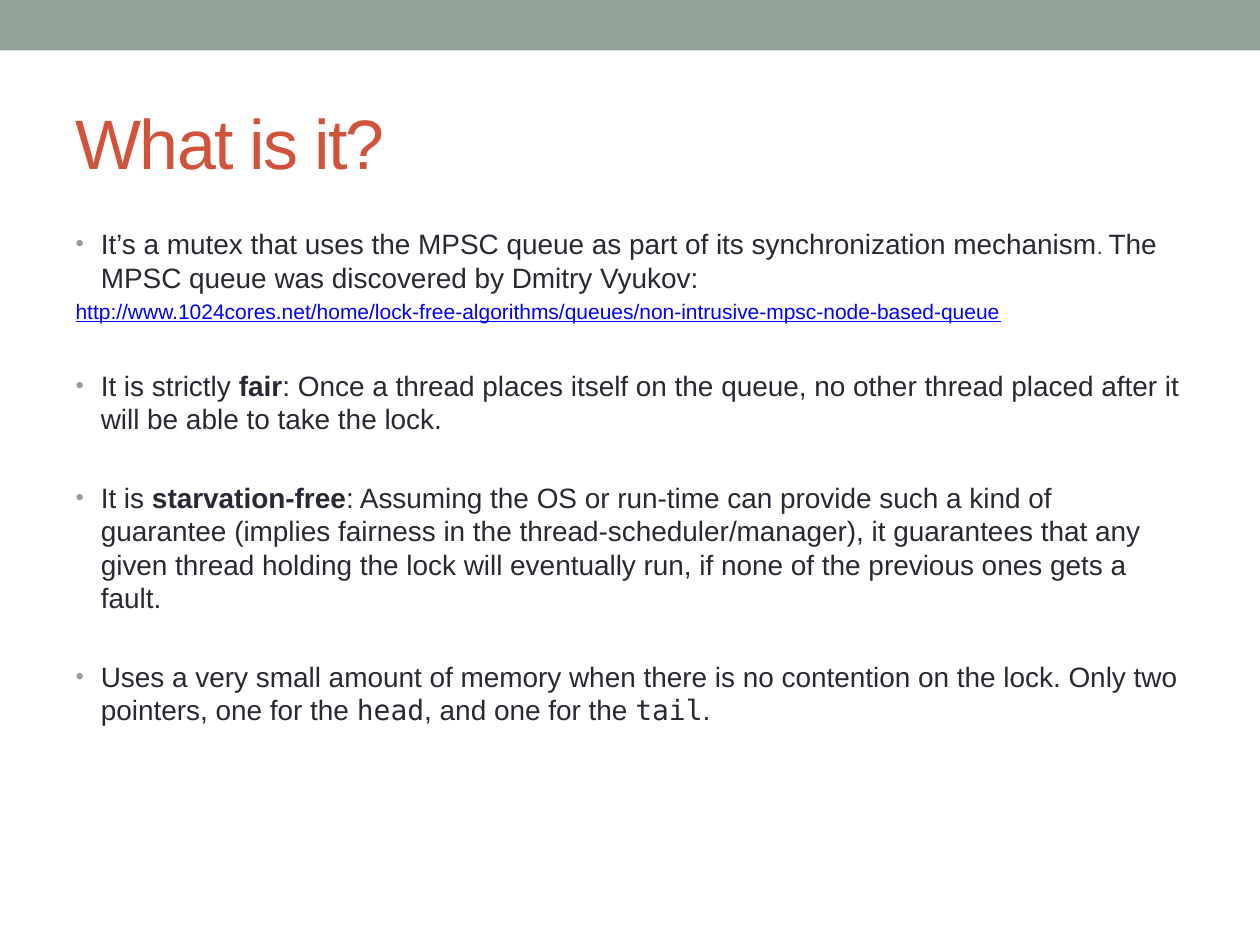
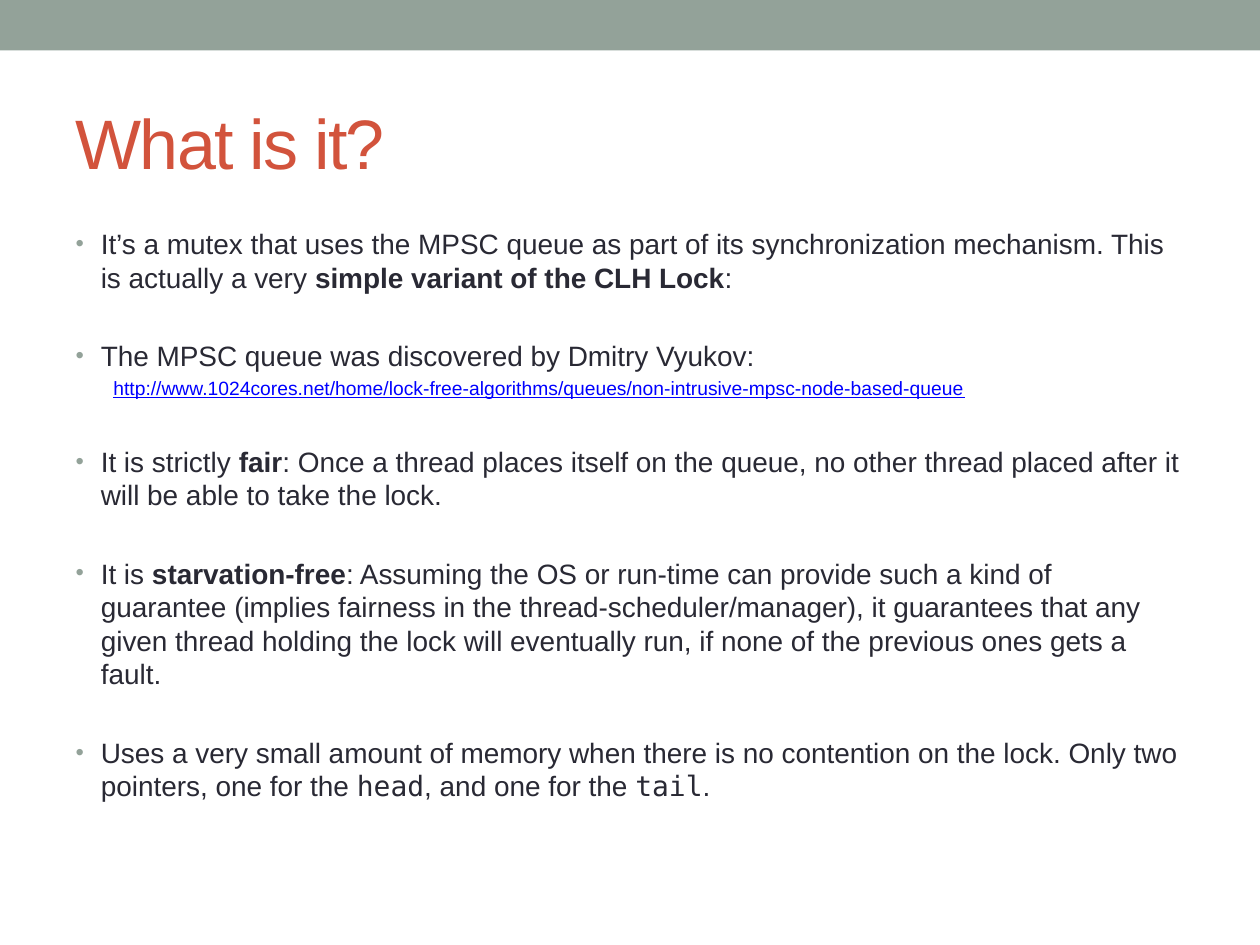
Before and after one commit to pramalhe/ConcurrencyFreaks, a slide deck: slide 2 of Presentations/MPSC-Mutex.pptx. Drawn at 1260x945 pixels with LibreOffice and Linux fonts; fonts in the diff are those of the drawing. Boxes give left, top, right and bottom in pixels: in the first picture for what was removed or moved away, otherwise in the second. Text is boxed around its words. In the diff, an @@ line names an element or a change of style, - is before the commit and + after.

```diff
--- a/Presentations/MPSC-Mutex.pptx
+++ b/Presentations/MPSC-Mutex.pptx
@@ text at (x1=101, y1=233, x2=1164, y2=371): text changed @@
-• It’s a mutex that uses the MPSC queue as part of its synchronization mechanism. The MPSC queue was discovered by Dmitry Vyukov:
+• It’s a mutex that uses the MPSC queue as part of its synchronization mechanism. This is actually a very simple variant of the CLH Lock:
+• The MPSC queue was discovered by Dmitry Vyukov:
@@ text at (x1=113, y1=381, x2=963, y2=399): size 12 to 11 pt in "http://www.1024cores.net/home/lock-free-algorithms/queues/no ..."; list level 1 to 2 in "http://www.1024cores.net/home/lock-free-algorithms/queues/no ..." @@
```
Also in this commit, not shown: 11 other files.
